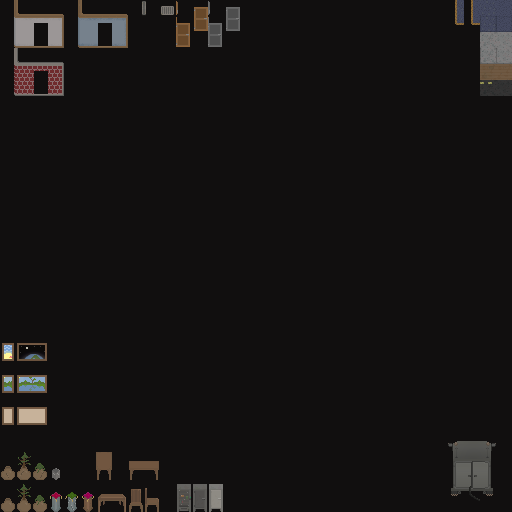
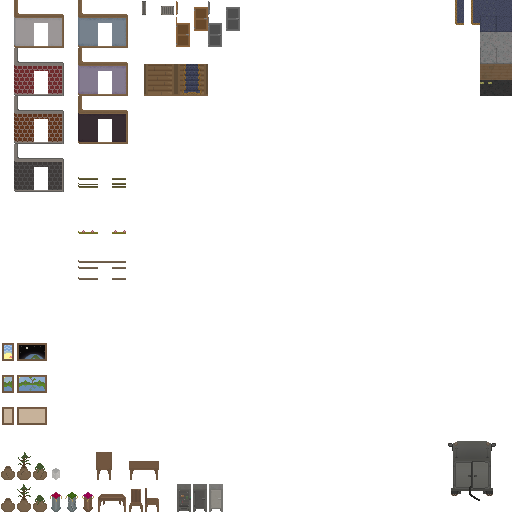
Layer changes from the first 512px x 512px image to the second:
added group "Stairs copy" with 7 layers above "Stairs" over [176, 64, 208, 96]
added layer "Layer 152 copy 4" (1st of 2, in "Stairs copy") (soft light) in group "Stairs copy" over [180, 64, 204, 91]
added layer "Layer 152 copy" in group "Stairs copy" over [184, 64, 200, 66]
added layer "Layer 152" (1st of 2, in "Stairs copy") in group "Stairs copy" over [184, 66, 200, 69]
added layer "Layer 143 copy" (1st of 2, in "Stairs copy") in group "Stairs copy" over [182, 69, 202, 95]
added layer "Layer 150" (1st of 2, in "Stairs copy") in group "Stairs copy" over [176, 64, 208, 96]
added group "Stairs" with 6 layers above "Fridge" over [144, 64, 176, 96]
added layer "Layer 152 copy 4" (2nd of 2, in "Stairs") (soft light) in group "Stairs" over [148, 64, 172, 91]
added layer "Layer 150" (2nd of 2, in "Stairs") in group "Stairs" over [144, 64, 176, 96]
added group "Wall Decoration" with 4 layers above "Walls" over [78, 144, 128, 280]
added layer "Layer 123" in group "Wall Decoration" over [78, 260, 126, 280]
added layer "Layer 121" in group "Wall Decoration" over [78, 230, 126, 234]
added layer "Layer 117" in group "Wall Decoration" over [78, 177, 126, 188]
added layer "Layer 130" in group "Walls" over [62, 93, 63, 192]
renamed "Layer 41" to "Layer 129", painted on it over [14, 0, 128, 192]
hid "Layer 0" over [0, 0, 512, 512]
